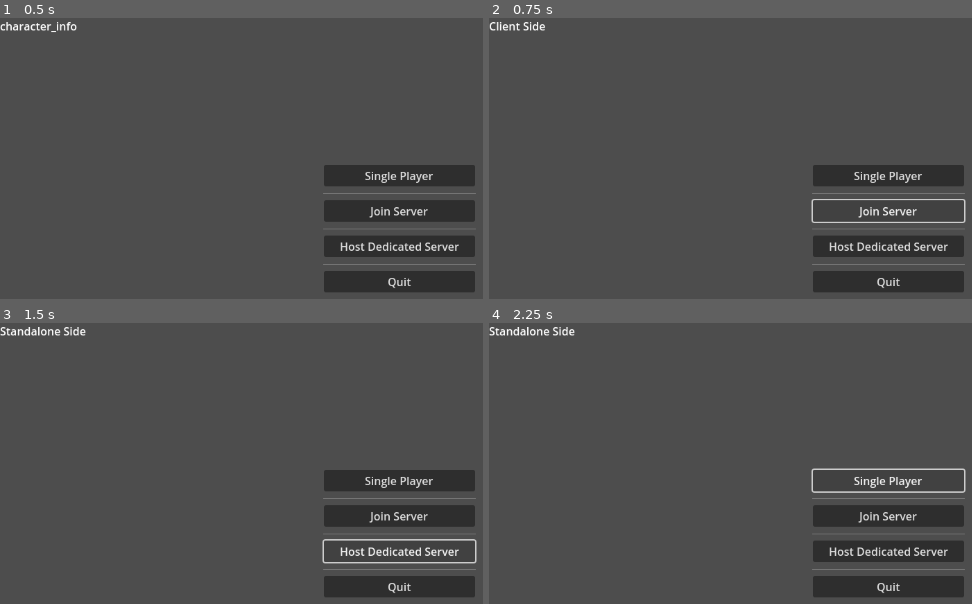
Above: before the commit, frames 1-4 (two rows, left to right).
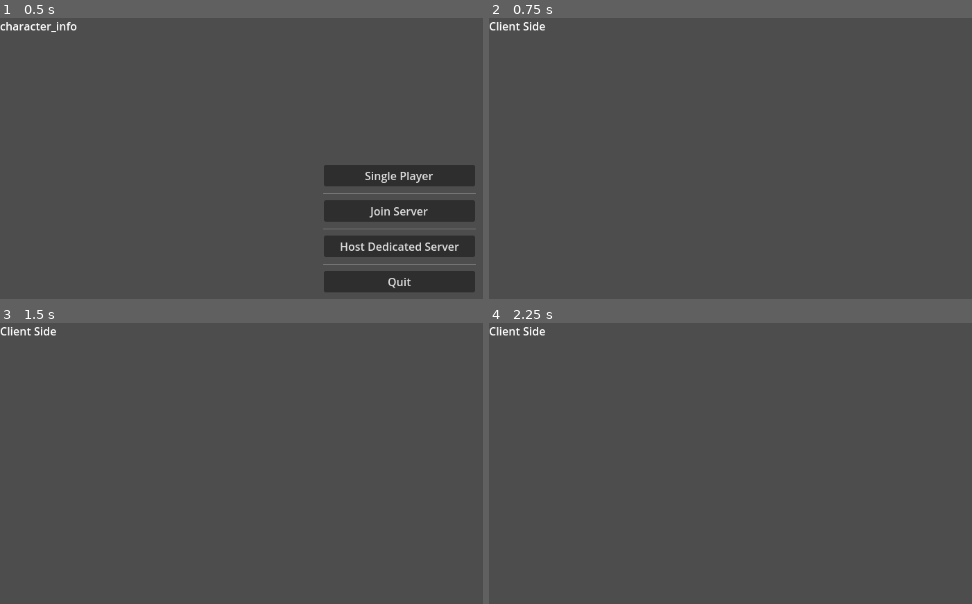
Above: after the commit, the same moments.

Repository: Fox-Alpha/Godot-4-Roguelike-Multiplayer
Game: Godot game, scene res://scenes/main.tscn
Two runs of this game, one before a commit and one after it. Both use one fixed random seed, a clock stepped at 60 frames per second and the inputs below. The engine's default icon, where the game draws it, is replaced by a stand-in: a white triangle on a blue panel in a dark square.
Inputs (mouse positions are in pixels of both pictures, inside the frame that each line leads up to):
- Up to frame 1 (0.5 s): no input
- Up to frame 2 (0.75 s): click "Join Server" at 0.5 s
- Up to frame 3 (1.5 s): click (400, 550) at 1.25 s, where only the run before the commit has a clickable "Host Dedicated Server"
- Up to frame 4 (2.25 s): click (889, 480) at 2 s, where only the run before the commit has a clickable "Single Player"

Frame 1 is identical in both runs. In frame 2, 7.4% of the frame differs, in the area x 66-99%, y 52-98%; in frame 3, 8.4%, in the area x 0-99%, y 1-98%; in frame 4, 8.1%.

Commit message:
Fix: path for buttons Add: Hide buttons on start/connect Add: starting client after server when single player

Diff:
--- a/2-prototype-projects/prot_multiplayer_gdscript_host_and_play/scripts/menu_controller.gd
+++ b/2-prototype-projects/prot_multiplayer_gdscript_host_and_play/scripts/menu_controller.gd
@@ -4,7 +4,7 @@
 var _client_scene = preload("res://scenes/client/client.tscn")
 
 #@onready var startbuttons: Control = %Buttons
-#@onready var buttons := $ButtonsGroup
+@onready var buttons := $CanvasLayerUI/ButtonGroup
 
 func _on_menu_button_pressed(extra_arg_0: int) -> void:
 	var title : String = "";
@@ -13,7 +13,7 @@
 		0:
 			$CanvasLayerUI/Control/Label.text = "Standalone Side"
 			self.add_child(_server_scene.instantiate())
-			#self.add_child(_client_scene.instantiate())
+			self.add_child(_client_scene.instantiate())
 			title = "Single Player"
 		1:
 			$CanvasLayerUI/Control/Label.text = "Client Side"
@@ -27,7 +27,7 @@
 			print("This should never happen !")
 
 	##Todo: Own Scene for readding
-	#startbuttons.queue_free()
+	buttons.hide()
 	DisplayServer.window_set_title(title)
 
 
